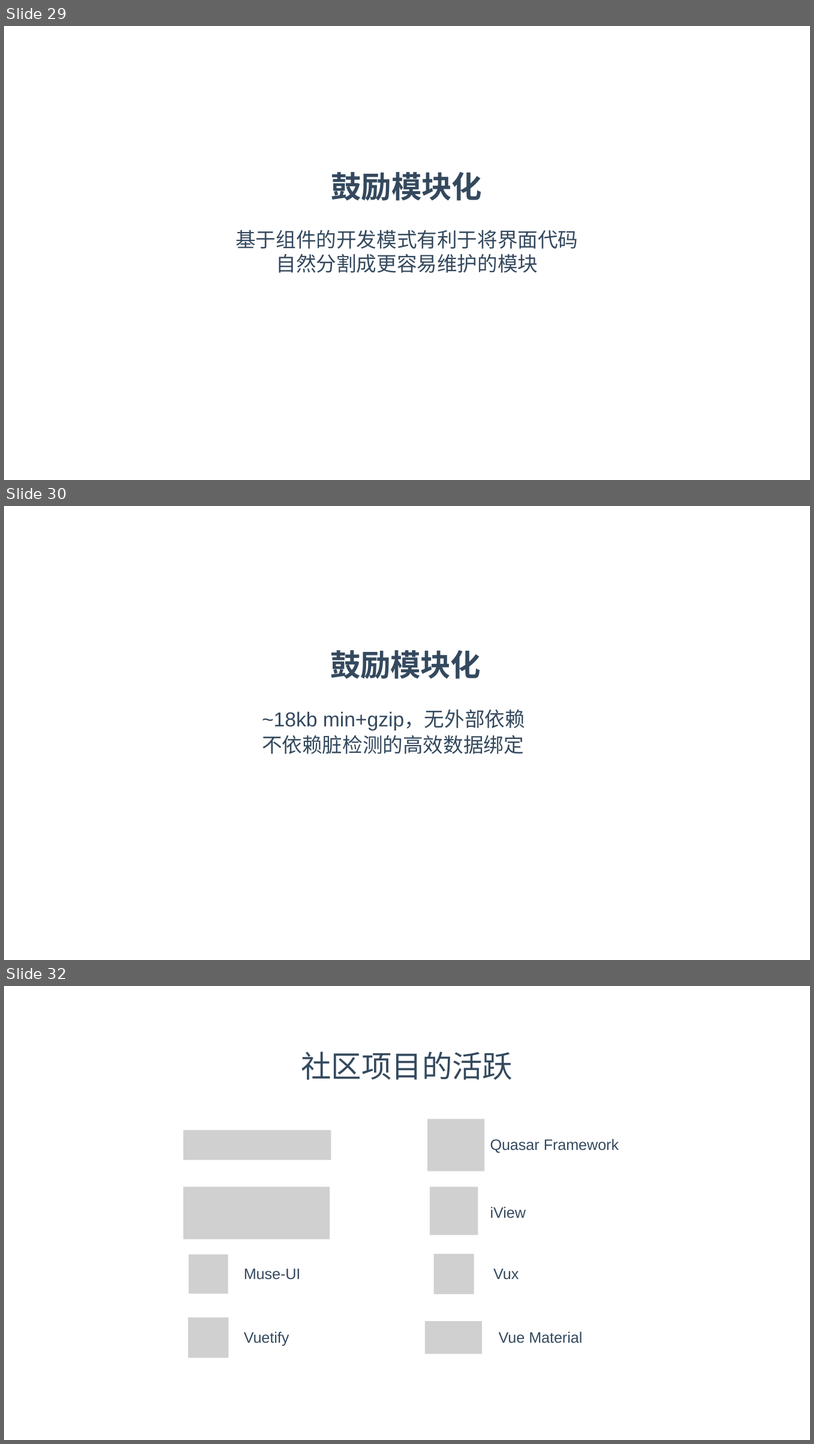
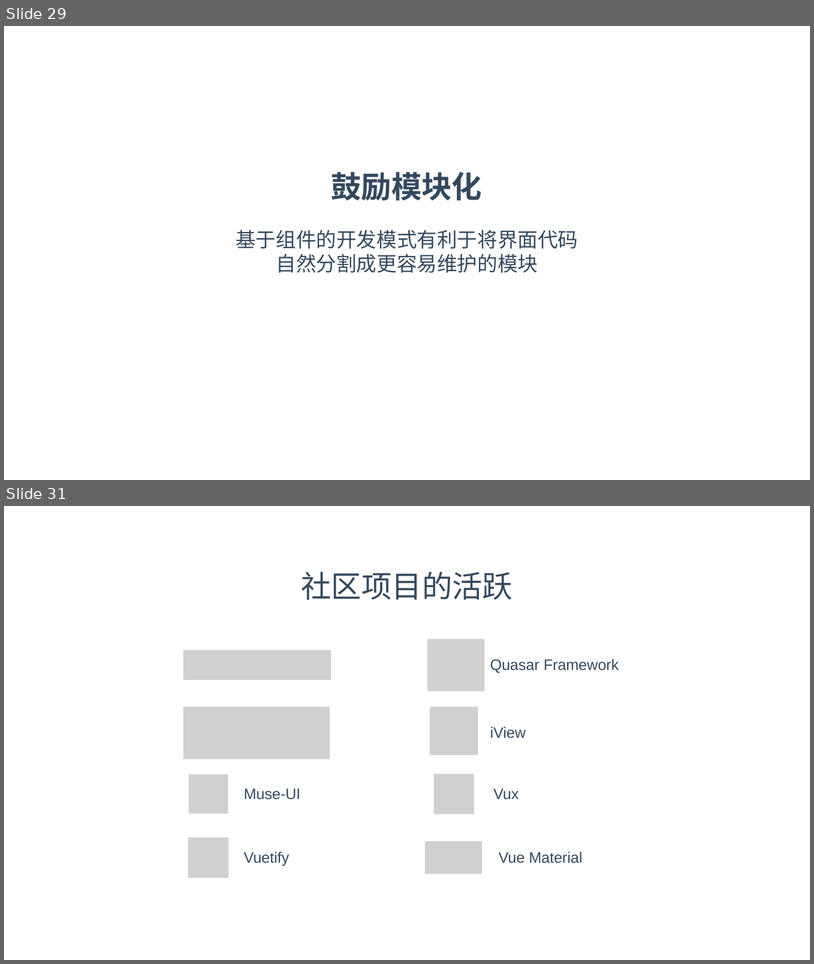
Before and after one commit to RamirezET/vue-sharing, a slide deck: Vue 2.pptx. Shown one above the other, each under a label of ours: slides 29, 30 and 32 before the commit, slides 29 and 31 after it; the slides between them are not shown. The pictures are 814x1444 and 814x964 pixels, drawn with LibreOffice and Linux fonts; fonts in the diff are those of the drawing; grey boxes stand for pictures. Boxes give left, top, right and bottom in pixels: in the first picture for what was removed or moved away, otherwise in the second. Text is boxed around its words. In the diff, an @@ line names an element or a change of style, - is before the commit and + after.

```diff
--- a/Vue 2.pptx
+++ b/Vue 2.pptx
@@ slide 30 removed at bbox=[4, 506, 810, 960], background #FFFFFF @@
@@ title removed at bbox=[330, 650, 481, 679] @@
-鼓励模块化
@@ text removed at bbox=[262, 710, 525, 754] @@
-~18kb min+gzip，无外部依赖
-不依赖脏检测的高效数据绑定
@@ what was slide 32 is now slide 31 @@
```
Also in this commit, not shown: 7 slides changed.
